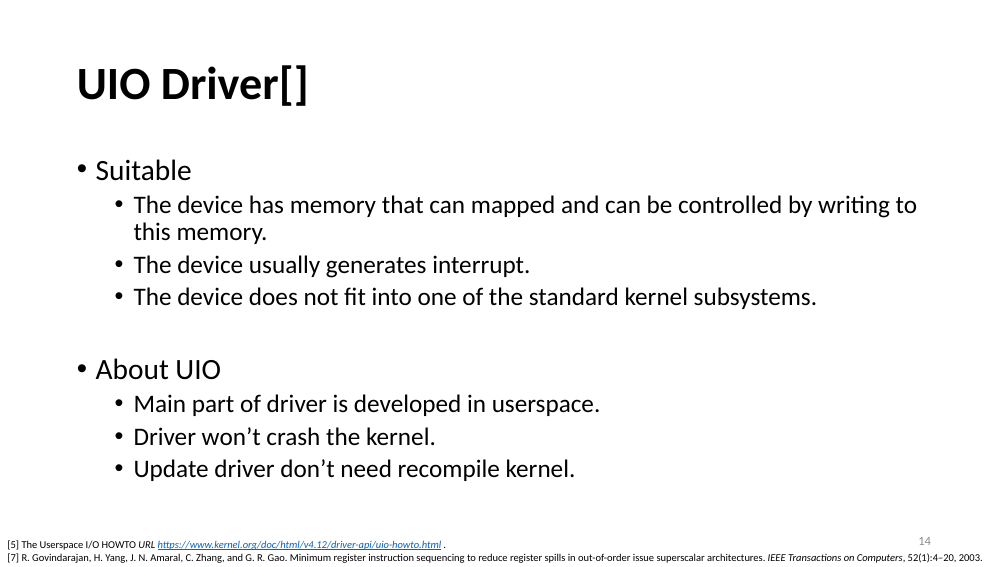
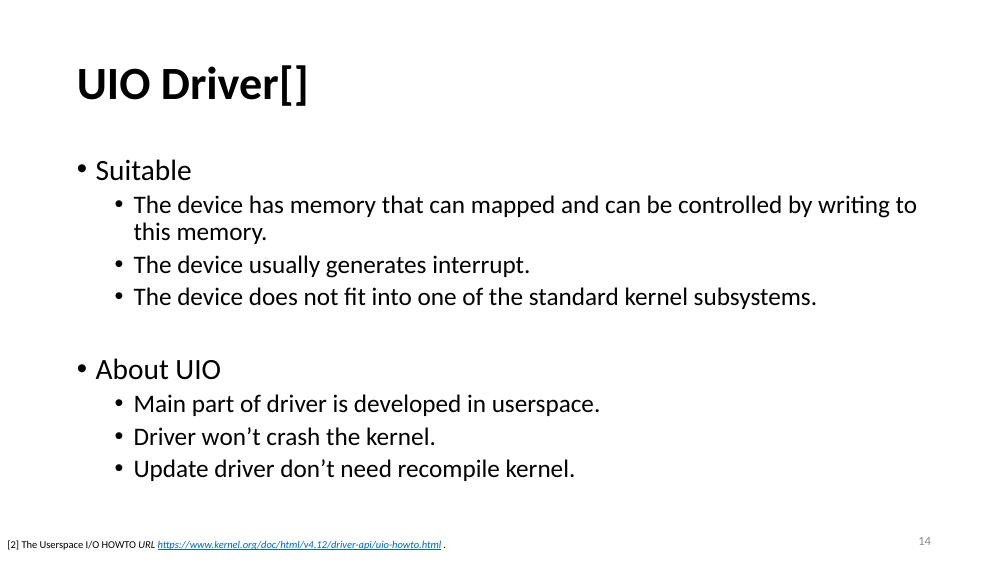
Before and after one commit to yllibliu/presentation, a slide deck: slide 14 of UIO.pptx. Drawn at 1008x567 pixels with LibreOffice and Linux fonts; fonts in the diff are those of the drawing. Boxes give left, top, right and bottom in pixels: in the first picture for what was removed or moved away, otherwise in the second. Text is boxed around its words. In the diff, an @@ line names an element or a change of style, - is before the commit and + after.

```diff
--- a/UIO.pptx
+++ b/UIO.pptx
@@ text at <box>7,540,442,550</box>: text changed; text colour #000000 to #0563C1; italic on @@
-[5] The Userspace I/O HOWTO URL https://www.kernel.org/doc/html/v4.12/driver-api/uio-howto.html .
-[7] R. Govindarajan, H. Yang, J. N. Amaral, C. Zhang, and G. R. Gao. Minimum register instruction sequencing to reduce register spills in out-of-order issue superscalar architectures. IEEE Transactions on Computers, 52(1):4–20, 2003.
+[2] The Userspace I/O HOWTO URL https://www.kernel.org/doc/html/v4.12/driver-api/uio-howto.html .
```
Also in this commit, not shown: 21 other slides changed, 1 slide added, 1 slide removed.
